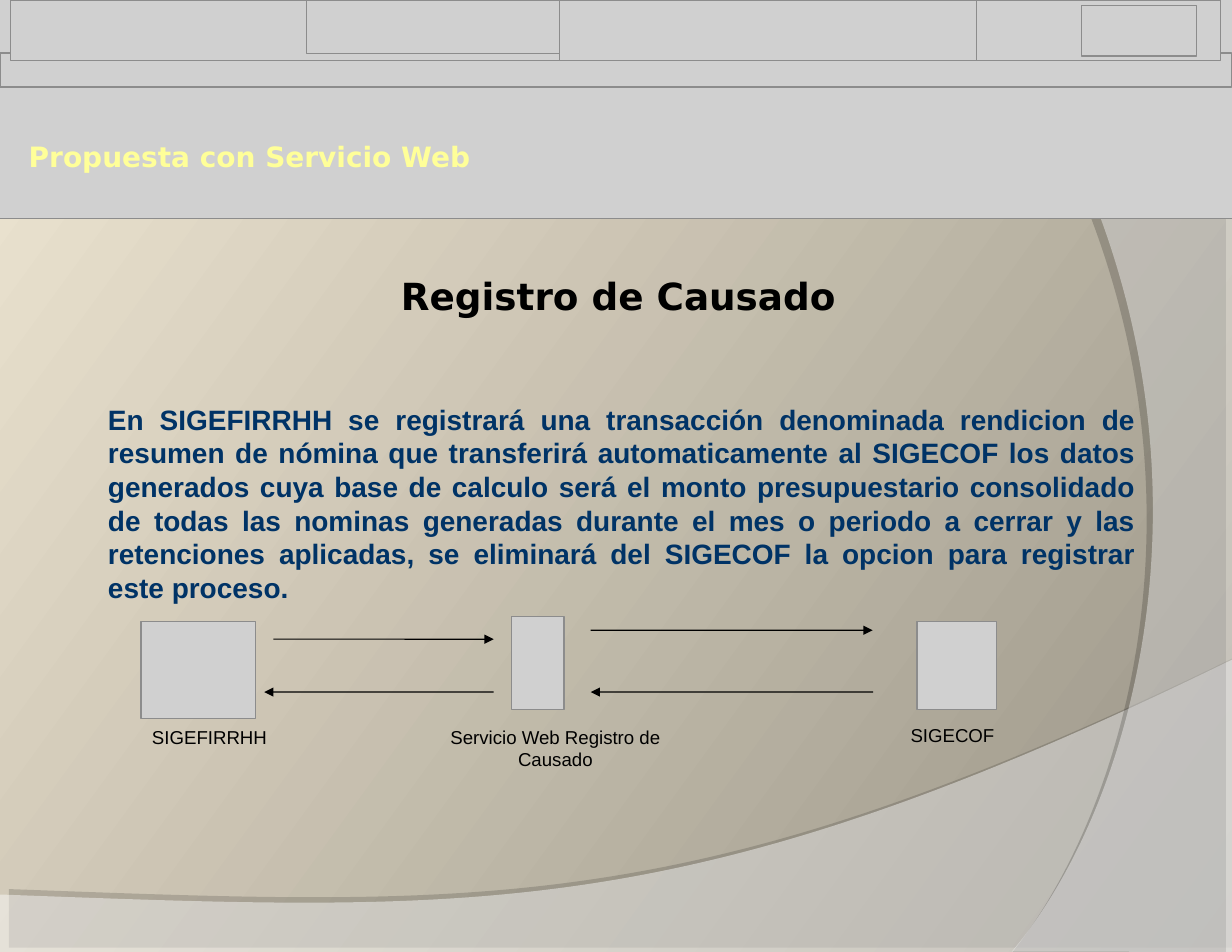
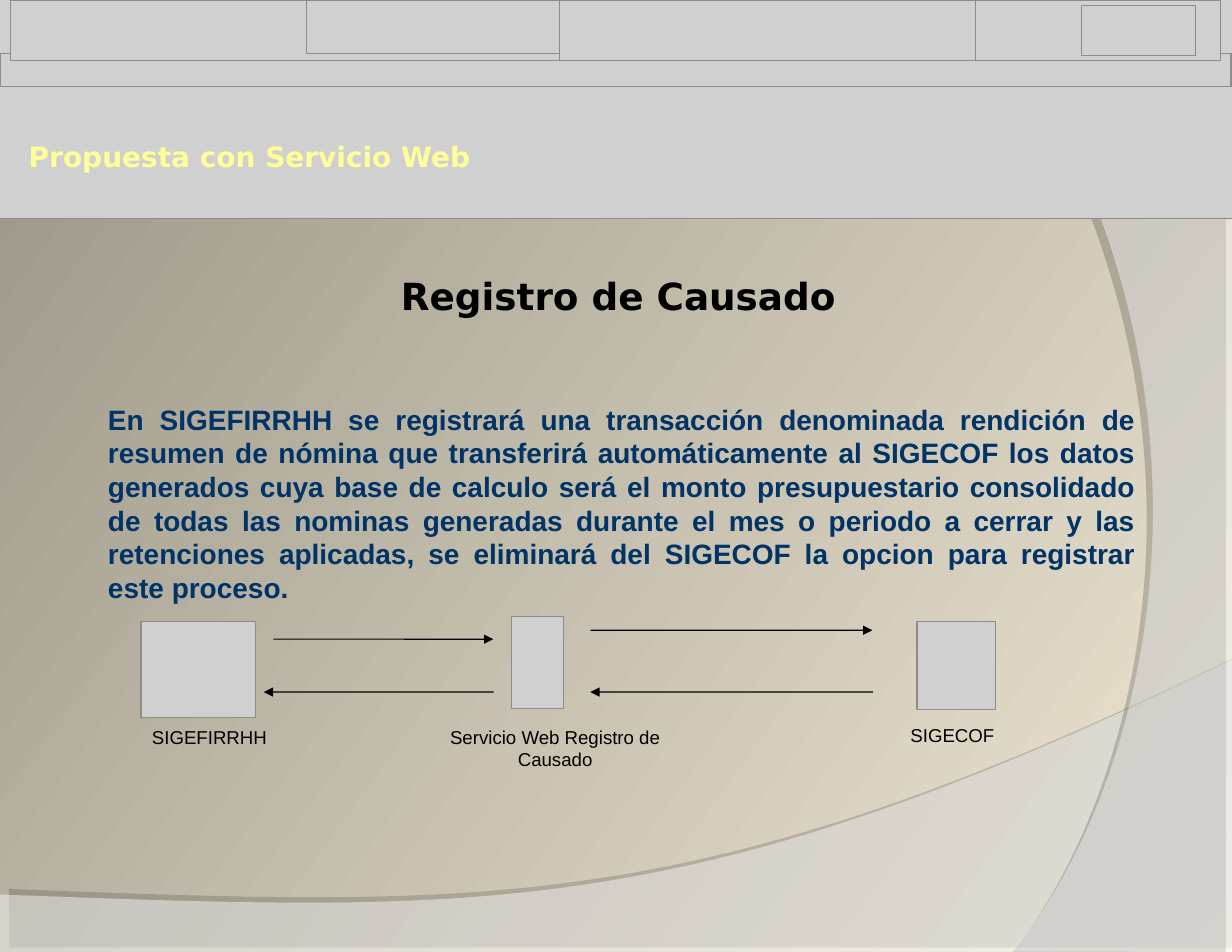
Before and after one commit to alisira/sgf, a slide deck: slide 19 of SOPORTE/Integracion_Sigefirrhh_Sigecof.ppt. Drawn at 1232x952 pixels with LibreOffice and Linux fonts; fonts in the diff are those of the drawing; grey boxes stand for pictures; background and template pictures are left out. Boxes give left, top, right and bottom in pixels: in the first picture for what was removed or moved away, otherwise in the second. Text is boxed around its words. In the diff, an @@ line names an element or a change of style, - is before the commit and + after.

```diff
--- a/SOPORTE/Integracion_Sigefirrhh_Sigecof.ppt
+++ b/SOPORTE/Integracion_Sigefirrhh_Sigecof.ppt
@@ background gradient #9A9487 to #EFE7D3 to gradient #EFE7D3 to #9A9487 @@
@@ text at [108, 409, 1135, 603]: text changed @@
-En SIGEFIRRHH se registrará una transacción denominada rendicion de resumen de nómina que transferirá automaticamente al SIGECOF los datos generados cuya base de calculo será el monto presupuestario consolidado de todas las nominas generadas durante el mes o periodo a cerrar y las retenciones aplicadas, se eliminará del SIGECOF la opcion para registrar este proceso.
+En SIGEFIRRHH se registrará una transacción denominada rendición de resumen de nómina que transferirá automáticamente al SIGECOF los datos generados cuya base de calculo será el monto presupuestario consolidado de todas las nominas generadas durante el mes o periodo a cerrar y las retenciones aplicadas, se eliminará del SIGECOF la opcion para registrar este proceso.
```
Also in this commit, not shown: 22 other slides changed, 4 other files.
